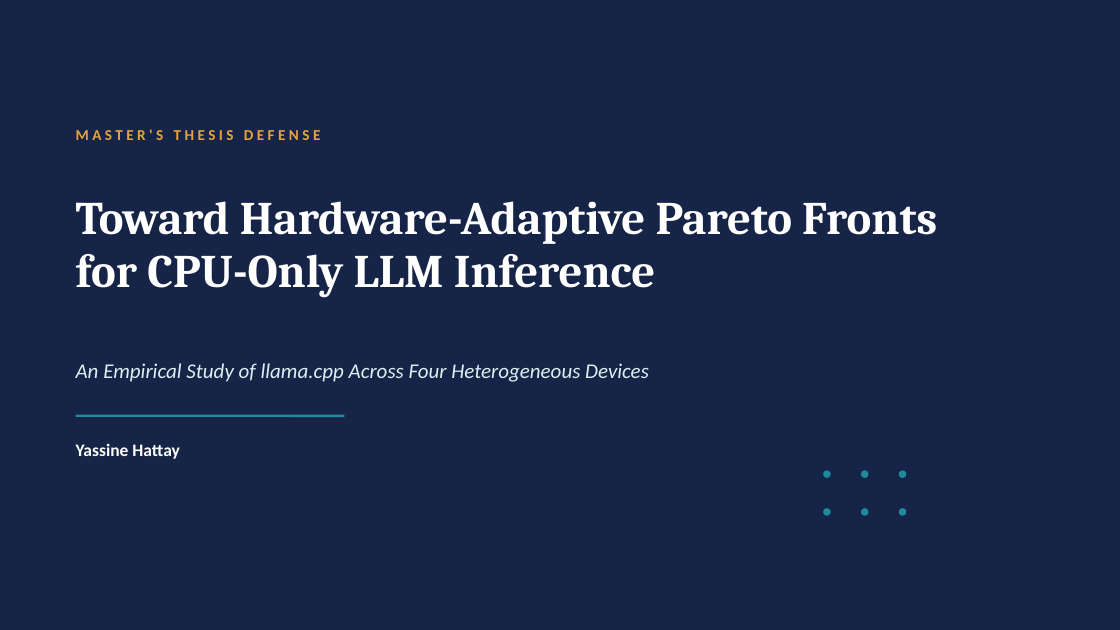
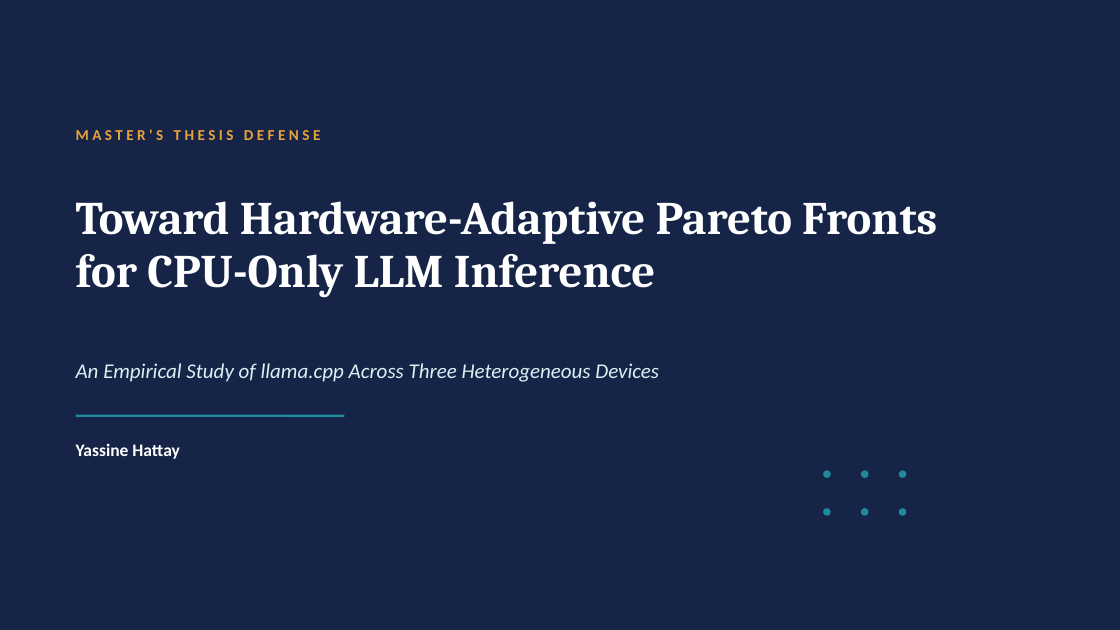
Before and after one commit to Yassine-Hattay/LLMs_inference_on_CPU, a slide deck: slide 1 of Presentation_and_report/CPU_LLM_Inference_Defense.pptx. Drawn at 1120x630 pixels with LibreOffice and Linux fonts; fonts in the diff are those of the drawing. Boxes give left, top, right and bottom in pixels: in the first picture for what was removed or moved away, otherwise in the second. Text is boxed around its words. In the diff, an @@ line names an element or a change of style, - is before the commit and + after.

```diff
--- a/Presentation_and_report/CPU_LLM_Inference_Defense.pptx
+++ b/Presentation_and_report/CPU_LLM_Inference_Defense.pptx
@@ text at box(76, 363, 659, 382): text changed @@
-An Empirical Study of llama.cpp Across Four Heterogeneous Devices
+An Empirical Study of llama.cpp Across Three Heterogeneous Devices
```
Also in this commit, not shown: 7 other slides changed, 1 other file.
